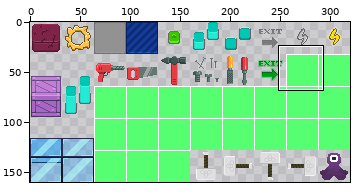
Edited in one commit: sprite sheet (img/spritesheet.png). The picture above shows the old version from afar; the outline marks the close-up.
Close-up. The starting point:
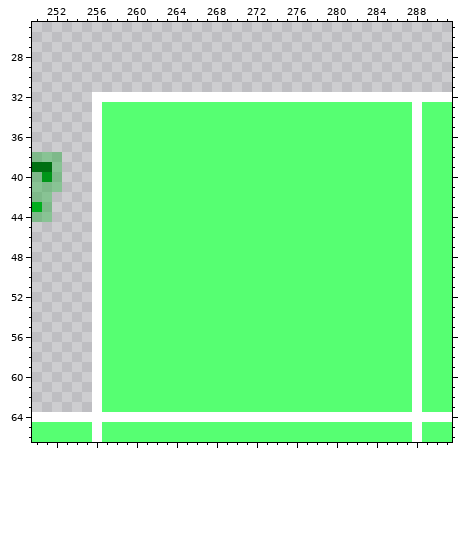
The file is 320x160 pixels. Colours within 5 levels of each other are drawn and written as one. Shown: x 250..291, y 25..66.
The same view after the edit:
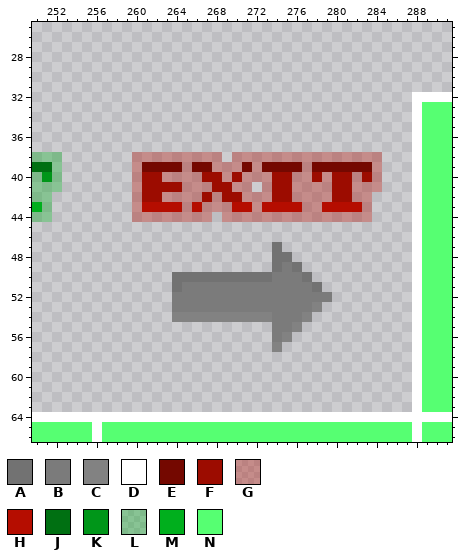
Palette (. is transparent): A #727272  B #7b7b7b  C #828282  D #ffffff  E #740800  F #9c0c00  G #b50d0056  H #b50d00  J #007012  K #009619  L #00af1d56  M #00af1d  N #56ff72
What changed:
{"y":32,"x":256,"old":"DDDDDDDDDDDDDDDDDDDDDDDDDDDDDDDD","new":"................................"}
{"y":33,"x":256,"old":"DNNNNNNNNNNNNNNNNNNNNNNNNNNNNNNN","new":"................................"}
{"y":34,"x":256,"old":"DNNNNNNNNNNNNNNNNNNNNNNNNNNNNNNN","new":"................................"}
{"y":35,"x":256,"old":"DNNNNNNNNNNNNNNNNNNNNNNNNNNNNNNN","new":"................................"}
{"y":36,"x":256,"old":"DNNNNNNNNNNNNNNNNNNNNNNNNNNNNNNN","new":"................................"}
{"y":37,"x":256,"old":"DNNNNNNNNNNNNNNNNNNNNNNNNNNNNNNN","new":"................................"}
{"y":38,"x":256,"old":"DNNNNNNNNNNNNNNNNNNNNNNNNNNNNNNN","new":"....GGGGGGGGG.GGGGGGGGGGGGGGG..."}
{"y":39,"x":256,"old":"DNNNNNNNNNNNNNNNNNNNNNNNNNNNNNNN","new":"....GEEEEGEEGGGEGEEEEGEEEEEEG..."}
{"y":40,"x":256,"old":"DNNNNNNNNNNNNNNNNNNNNNNNNNNNNNNN","new":"....GFFGGGGFFGFGGGFFGGFGFFGFG..."}
{"y":41,"x":256,"old":"DNNNNNNNNNNNNNNNNNNNNNNNNNNNNNNN","new":"....GFFFFGGGFFGG.GFFGGGGFFGGG..."}
{"y":42,"x":256,"old":"DNNNNNNNNNNNNNNNNNNNNNNNNNNNNNNN","new":"....GFFGGGGFGFFGGGFFGGGGFFGG...."}
{"y":43,"x":256,"old":"DNNNNNNNNNNNNNNNNNNNNNNNNNNNNNNN","new":"....GHHHHGHGGGHHGHHHHGGHHHHG...."}
{"y":44,"x":256,"old":"DNNNNNNNNNNNNNNNNNNNNNNNNNNNNNNN","new":"....GGGGGGGG.GGGGGGGGGGGGGGG...."}
{"y":45,"x":256,"old":"DNNNNNNNNNNNNNNNNNNNNNNNNNNNNNNN","new":"................................"}
{"y":46,"x":256,"old":"DNNNNNNNNNNNNNNNNNNNNNNNNNNNNNNN","new":"................................"}
{"y":47,"x":256,"old":"DNNNNNNNNNNNNNNNNNNNNNNNNNNNNNNN","new":"..................A............."}
{"y":48,"x":256,"old":"DNNNNNNNNNNNNNNNNNNNNNNNNNNNNNNN","new":"..................AA............"}
{"y":49,"x":256,"old":"DNNNNNNNNNNNNNNNNNNNNNNNNNNNNNNN","new":"..................ABA..........."}
{"y":50,"x":256,"old":"DNNNNNNNNNNNNNNNNNNNNNNNNNNNNNNN","new":"........AAAAAAAAAABBBA.........."}
{"y":51,"x":256,"old":"DNNNNNNNNNNNNNNNNNNNNNNNNNNNNNNN","new":"........ABBBBBBBBBBBBBA........."}
{"y":52,"x":256,"old":"DNNNNNNNNNNNNNNNNNNNNNNNNNNNNNNN","new":"........BBBBBBBBBBBBBBBB........"}
{"y":53,"x":256,"old":"DNNNNNNNNNNNNNNNNNNNNNNNNNNNNNNN","new":"........BBBBBBBBBBBBBBC........."}
{"y":54,"x":256,"old":"DNNNNNNNNNNNNNNNNNNNNNNNNNNNNNNN","new":"........CCCCCCCCCCBBBC.........."}
{"y":55,"x":256,"old":"DNNNNNNNNNNNNNNNNNNNNNNNNNNNNNNN","new":"..................BBC..........."}
{"y":56,"x":256,"old":"DNNNNNNNNNNNNNNNNNNNNNNNNNNNNNNN","new":"..................BC............"}
{"y":57,"x":256,"old":"DNNNNNNNNNNNNNNNNNNNNNNNNNNNNNNN","new":"..................C............."}
{"y":58,"x":256,"old":"DNNNNNNNNNNNNNNNNNNNNNNNNNNNNNNN","new":"................................"}
{"y":59,"x":256,"old":"DNNNNNNNNNNNNNNNNNNNNNNNNNNNNNNN","new":"................................"}
{"y":60,"x":256,"old":"DNNNNNNNNNNNNNNNNNNNNNNNNNNNNNNN","new":"................................"}
{"y":61,"x":256,"old":"DNNNNNNNNNNNNNNNNNNNNNNNNNNNNNNN","new":"................................"}
{"y":62,"x":256,"old":"DNNNNNNNNNNNNNNNNNNNNNNNNNNNNNNN","new":"................................"}
{"y":63,"x":256,"old":"DNNNNNNNNNNNNNNNNNNNNNNNNNNNNNNN","new":"................................"}
{"label":"changed","picture_box":[92,92,412,412]}
